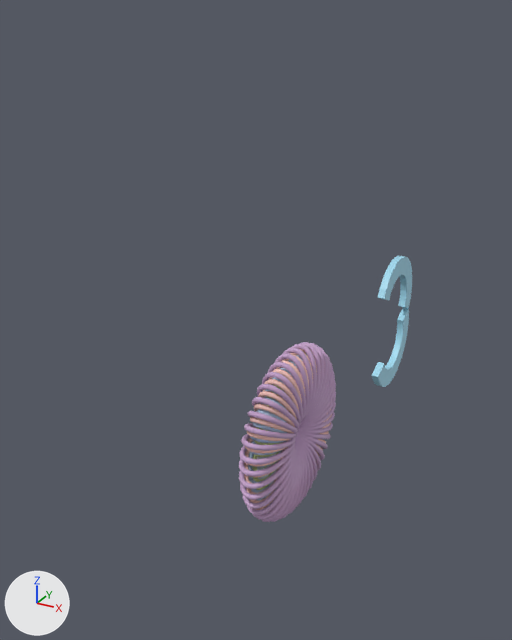
The Blender file movie/展開.blend: old version first, new version second.
Camera for both pictures: a 50 mm lens placed at (4.11, -8.63, 6.1), pointed at (-0.67, 0.06, 1.75). The lights are fixed; the arrows at lower left show +X, +Y and +Z. Both versions are drawn at frame 163 of the action '円アクション.001'; the numbers are the values there.

The first picture shows 'ベジエカーブ.003', 'ベジエカーブ.004', '円'.
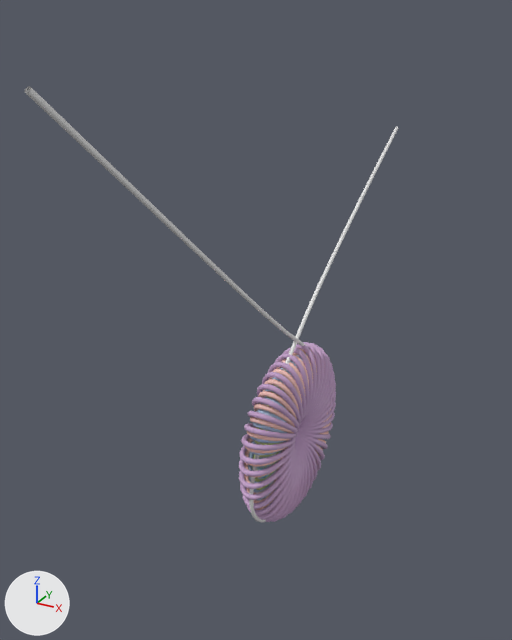
Scene script edits in JSON lines:
```json
{"op": "add", "block": "cu_ベジエカーブ_005", "code": ["cu_ベジエカーブ_005 = bpy.data.curves.new('ベジエカーブ.005', 'CURVE')", "cu_ベジエカーブ_005.dimensions = '3D'", "_sp = cu_ベジエカーブ_005.splines.new('BEZIER'); _sp.bezier_points.add(3)", "_sp.bezier_points.foreach_set('co', [4.655, -5.557, -0.0419, 0.0872, -1.693, -0.0419, -0.349, -1.808, -0.0419, -4.089, -4.131, -0.0419])", "_sp.bezier_points.foreach_set('handle_left', [5.958, -6.675, -0.0419, 0.82, -2.226, -0.0419, 5.16, 2.484, -0.0419, -3.516, -3.812, -0.0419])", "_sp.bezier_points.foreach_set('handle_right', [3.352, -4.438, -0.0419, -5.163, 2.122, -0.0419, -1.272, -2.527, -0.0419, -4.662, -4.451, -0.0419])", "for _p, _l, _r in zip(_sp.bezier_points, ['ALIGNED', 'ALIGNED', 'ALIGNED', 'ALIGNED'], ['ALIGNED', 'ALIGNED', 'ALIGNED', 'ALIGNED']): _p.handle_left_type = _l; _p.handle_right_type = _r", "_sp.order_u = 0", "_sp.order_v = 0", "_sp.resolution_u = 43", "cu_ベジエカーブ_005.use_path = True", "cu_ベジエカーブ_005.bevel_depth = 0.03", "cu_ベジエカーブ_005.resolution_u = 43", "cu_ベジエカーブ_005.fill_mode = 'FULL'"]}
{"op": "set", "path": "ob_円.location", "old": "(0.0, 5.75, 0.0)", "new": "(0.0, 1.0, 0.0)"}
{"op": "set", "path": "ob_円.rotation_euler", "old": "(-1.571, 1.122, -1.571)", "new": "(0.0, 1.571, 0.0)", "note": "degrees (-90, 64, -90) -> degrees (0, 90, 0)"}
{"op": "add", "block": "ob_ベジエカーブ_005", "code": ["ob_ベジエカーブ_005 = bpy.data.objects.new('ベジエカーブ.005', cu_ベジエカーブ_005)", "ob_ベジエカーブ_005.location = (0.06, 0.0, -0.01)", "ob_ベジエカーブ_005.rotation_euler = (-1.571, 0.0, -1.571)  # degrees (-90, 0, -90)"]}
```

Where the change shows, as pixel boxes (x1, y1, x2, y2) in the pictures (512 x 640 px):
```json
{"object": "ベジエカーブ.005", "change": "added", "after": [24, 86, 398, 522]}
{"object": "円", "change": "moved, turned", "before": [372, 256, 412, 387], "after": [257, 458, 269, 478]}
```
